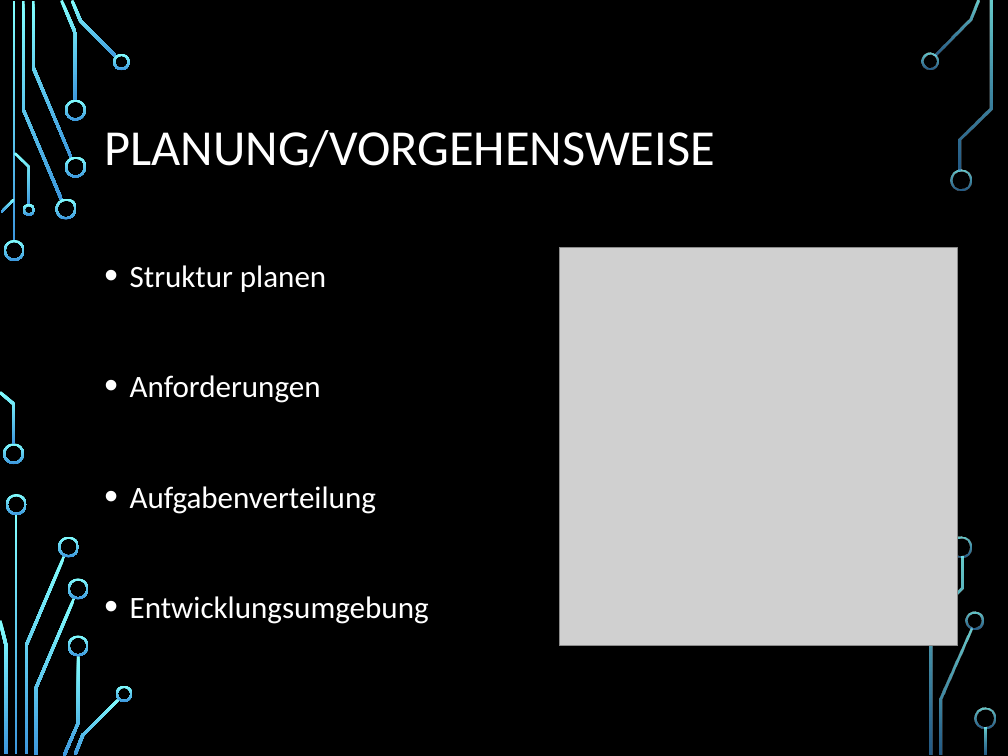
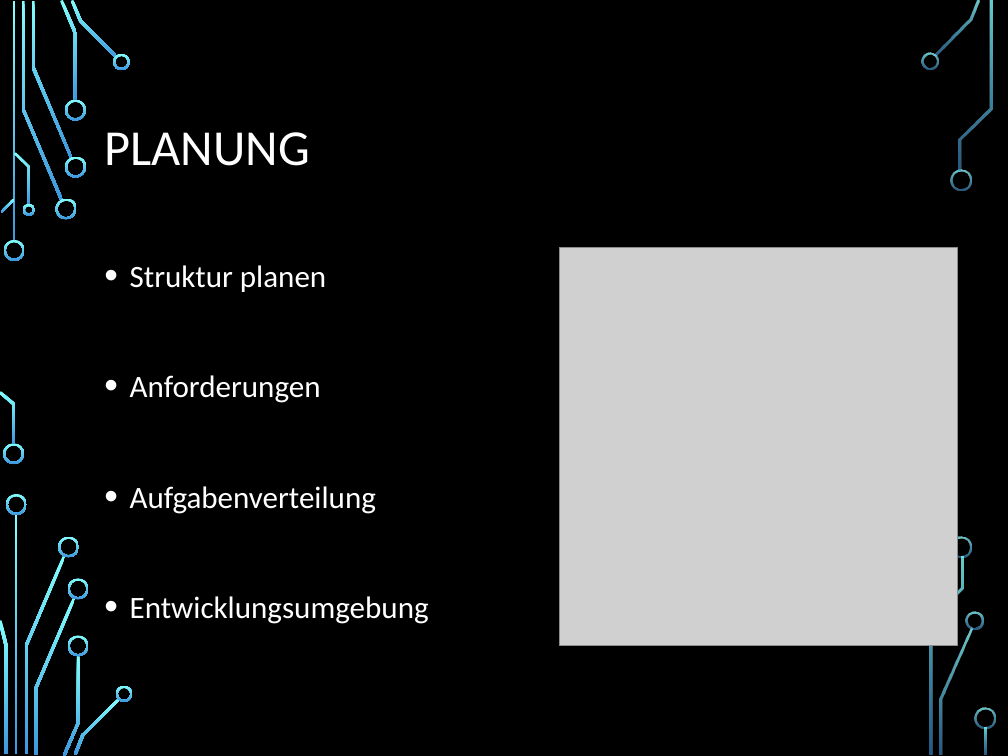
Before and after one commit to SanctumDesert/ZitateSammler, a slide deck: slide 5 of Zitatesammlung.pptx. Drawn at 1008x756 pixels with LibreOffice and Linux fonts; fonts in the diff are those of the drawing; grey boxes stand for pictures; background and template pictures are left out. Boxes give left, top, right and bottom in pixels: in the first picture for what was removed or moved away, otherwise in the second. Text is boxed around its words. In the diff, an @@ line names an element or a change of style, - is before the commit and + after.

```diff
--- a/Zitatesammlung.pptx
+++ b/Zitatesammlung.pptx
@@ title at (x1=104, y1=132, x2=309, y2=166): text changed @@
-PLANUNG/VORGEHENSWEISE
+PLANUNG
```
Also in this commit, not shown: 10 other slides changed, 4 slides added.
